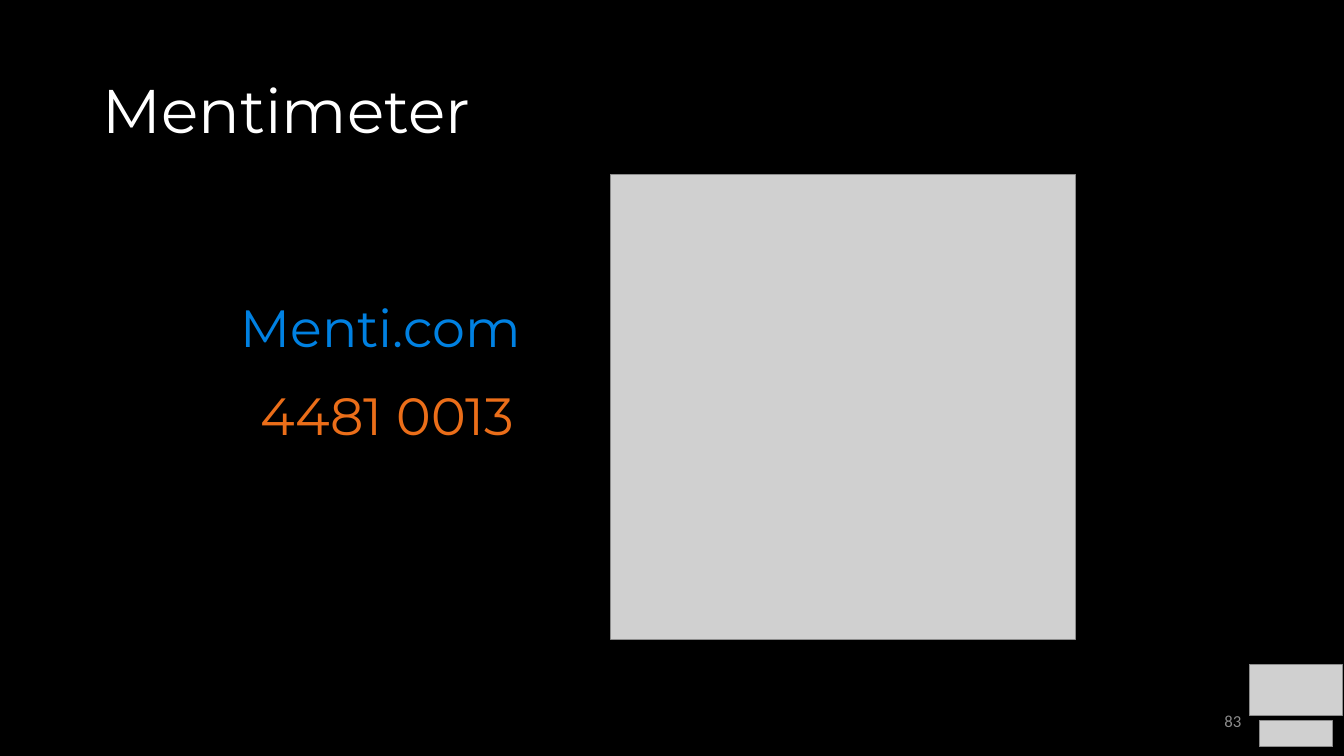
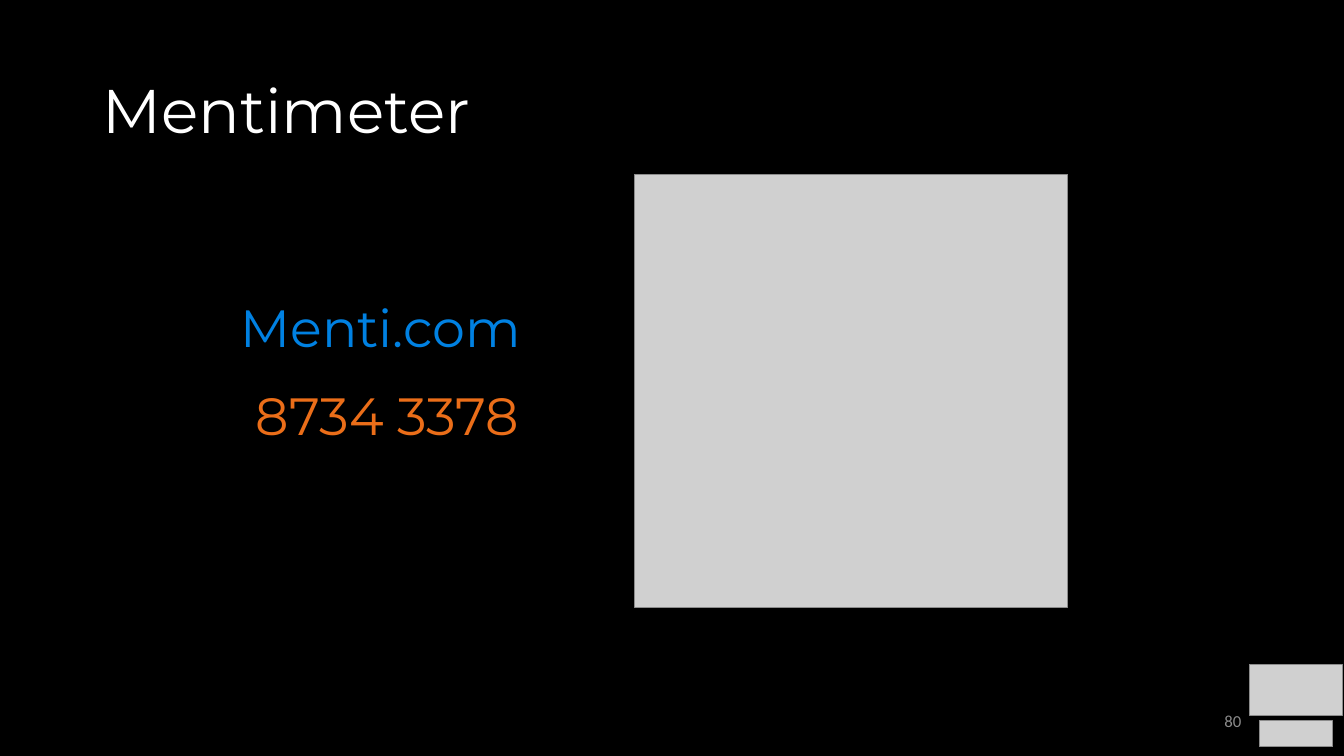
Before and after one commit to COP3530/Instructional-Content, a slide deck: slide 80 of Slides/Slides-PPT/7 - Sets, Maps, HashTables.pptx (slide 83 before the commit). Drawn at 1344x756 pixels with LibreOffice and Linux fonts; fonts in the diff are those of the drawing; grey boxes stand for pictures. Boxes give left, top, right and bottom in pixels: in the first picture for what was removed or moved away, otherwise in the second. Text is boxed around its words. In the diff, an @@ line names an element or a change of style, - is before the commit and + after.

```diff
--- a/Slides/Slides-PPT/7 - Sets, Maps, HashTables.pptx
+++ b/Slides/Slides-PPT/7 - Sets, Maps, HashTables.pptx
@@ picture: place and size @@
-picture at bbox=[611, 174, 1076, 639]
+picture at bbox=[634, 174, 1068, 608]
@@ text at bbox=[256, 398, 519, 436]: text changed @@
-4481 0013
+8734 3378
@@ page number at bbox=[1224, 715, 1241, 727]: text changed @@
-83
+80
```
Also in this commit, not shown: 5 other slides changed, 1 slide removed, 1 other file.
